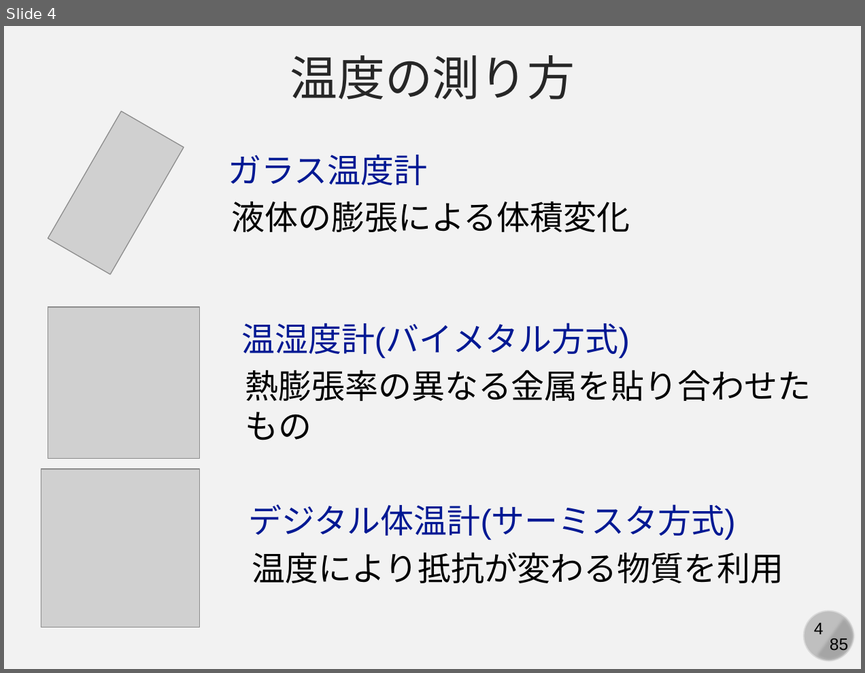
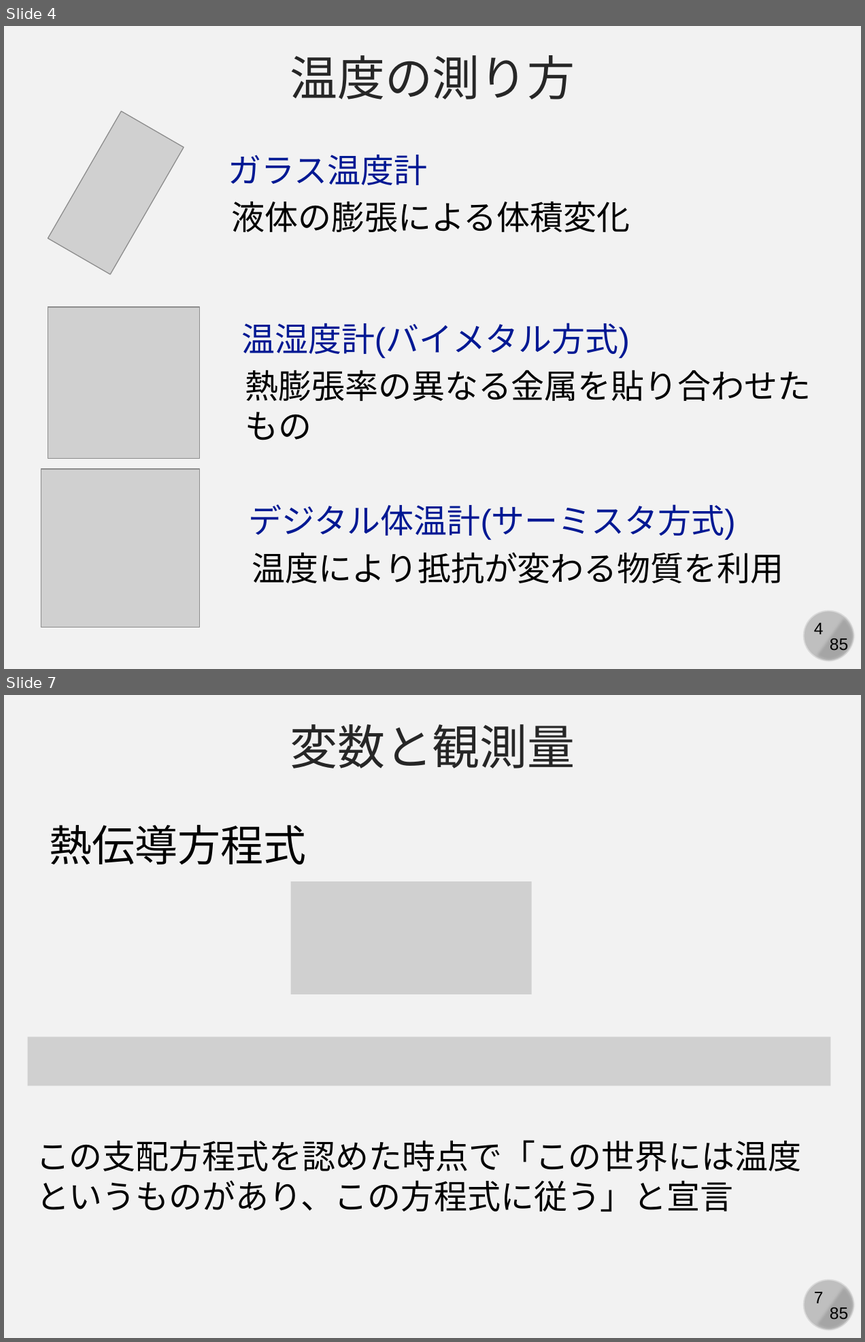
Before and after one commit to kaityo256/simulation_engineering, a slide deck: 06_md_observable/simulation06.pptx. Shown one above the other, each under a label of ours: slide 4 before the commit, slides 4 and 7 after it; the slides between them are not shown. The pictures are 865x673 and 865x1342 pixels, drawn with LibreOffice and Linux fonts; fonts in the diff are those of the drawing; grey boxes stand for pictures. Boxes give left, top, right and bottom in pixels: in the first picture for what was removed or moved away, otherwise in the second. Text is boxed around its words. In the diff, an @@ line names an element or a change of style, - is before the commit and + after.

```diff
--- a/06_md_observable/simulation06.pptx
+++ b/06_md_observable/simulation06.pptx
@@ slide 7 added at (4, 695, 861, 1338), background #F2F2F2; not listed: 4 template elements that a slide beside it also shows @@
@@ text added at (290, 724, 575, 768), 40 pt, text #262626 @@
+変数と観測量
@@ text added at (50, 825, 307, 864), 36 pt, text #000000 @@
+熱伝導方程式
@@ picture added at (291, 882, 532, 995) @@
@@ picture added at (28, 1037, 831, 1086) @@
@@ text added at (36, 1140, 801, 1212), 28 pt, text #000000 @@
+この支配方程式を認めた時点で「この世界には温度というものがあり、この方程式に従う」と宣言
```
Also in this commit, not shown: 2 slides changed, 8 other slides added.
